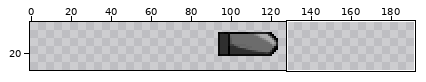
File history of a sprite sheet, Images/Shells/missile.png. The picture above shows the old version from afar; the outline marks the close-up.
Close-up. First the earlier version:
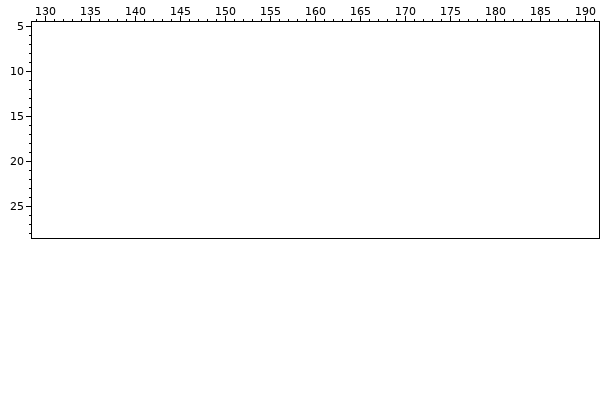
The file is 32x32 pixels. Colours within 5 levels of each other are drawn and written as one. Shown: x 129..191, y 5..28. The old version is drawn lined up with the new one, on the new canvas. The wide view leaves out empty margins. The commit also changed other parts of the picture, which this record leaves out.
Palette (. is transparent): 
And afterwards:
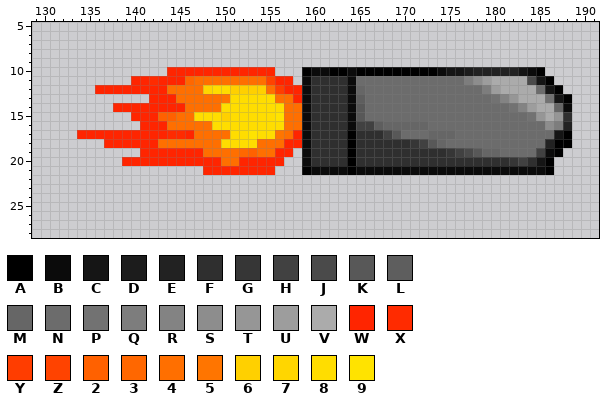
Colours new in this view: A #000000  B #0b0b0b  C #151515  D #1c1c1c  E #222222  F #2f2f2f  G #363636  H #414141  J #4a4a4a  K #585858  L #5e5e5e  M #666666  N #6c6c6c  P #727272  Q #7d7d7d  R #838383  S #8d8d8d  T #969696  U #9d9d9d  V #ababab  W #ff2500  X #ff2b00  Y #ff3d00  Z #ff4300  2 #ff6100  3 #ff6700  4 #ff6f00  5 #ff7500  6 #ffd000  7 #ffd600  8 #ffdd00  9 #ffe300
The exact change:
canvas 32x32 -> 192x32, the old top-left corner now at 93,0
y 10: x 144..155 ............ -> WWWWWWWWWWWW; x 159..185 ........................... -> ABBAABAAAAAAAAABCCDEEEEECBA
y 11: x 140..157 .................. -> WWXWWW344444444ZWW; x 159..186 ............................ -> BFFFFBNNNNNNNNNNNNQSUVVVVJCA
y 12: x 136..187 .................................................... -> WWWWWWWW444478866664YWWBFFFFBMNNNNNNNNNNNNNQUVVVVNCA
y 13: x 142..188 ............................................... -> WWW4444458888844WBFFFFBLNNNNNNNNNNNNNNPRTVVVPCA
y 14: x 138..188 ................................................... -> WWWWWWWW4444888888844BFFFFBKNNNNNNNNNNNNNNNNPRUVVMB
y 15: x 140..188 ................................................. -> WWW2244888688888944BFFFFBKNNNNNNNNNNNNNNNNNNPTVTF
y 16: x 141..188 ................................................ -> WWW444448888888844BFFFFBHHLMMMMMNNNNNNNNNNNNNSQE
y 17: x 134..188 ....................................................... -> WWWWWWWWWWXXW44448898854WBFFFFAFFFHKNNNMMMNNNNNNNNNNNCA
y 18: x 137..188 .................................................... -> WWWWWW44444448888444WWBFFFFAFFFFFFGHKMNNNNNNNNNNNEAA
y 19: x 141..157 ................. -> WWWWWWW44443244WW; x 159..187 ............................. -> BFFFFAFFFFFFFFFFGHJKMMNNNNHBA
y 20: x 139..156 .................. -> WWWWWWWWWWW44WWWWW; x 159..186 ............................ -> BFFFFAFFFFFFFFFFFFFFFFFGHFCA
y 21: x 148..155 ........ -> WWWWWWWW; x 159..186 ............................ -> ABBBBABBBBBBBBBBBBBBBBBBBBBA
Changed places in both close-ups, as pixel boxes (x1, y1, x2, y2):
added: (77, 67, 572, 175)
